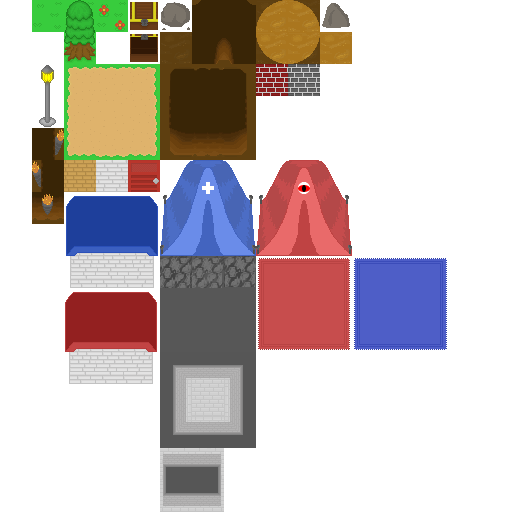
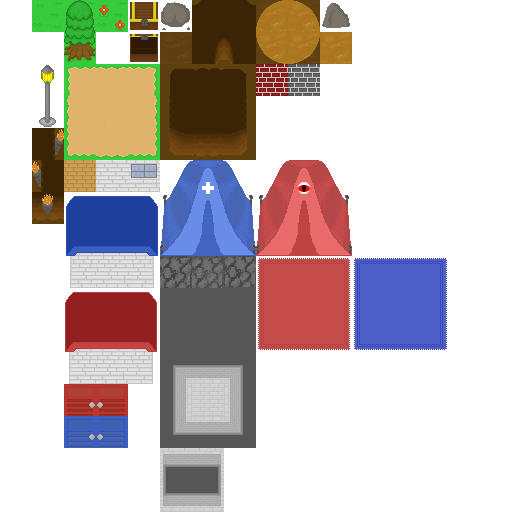
Comparing the layer stacks of the two 512px x 512px images. Changes:
painted on "House" over [64, 160, 160, 448]
